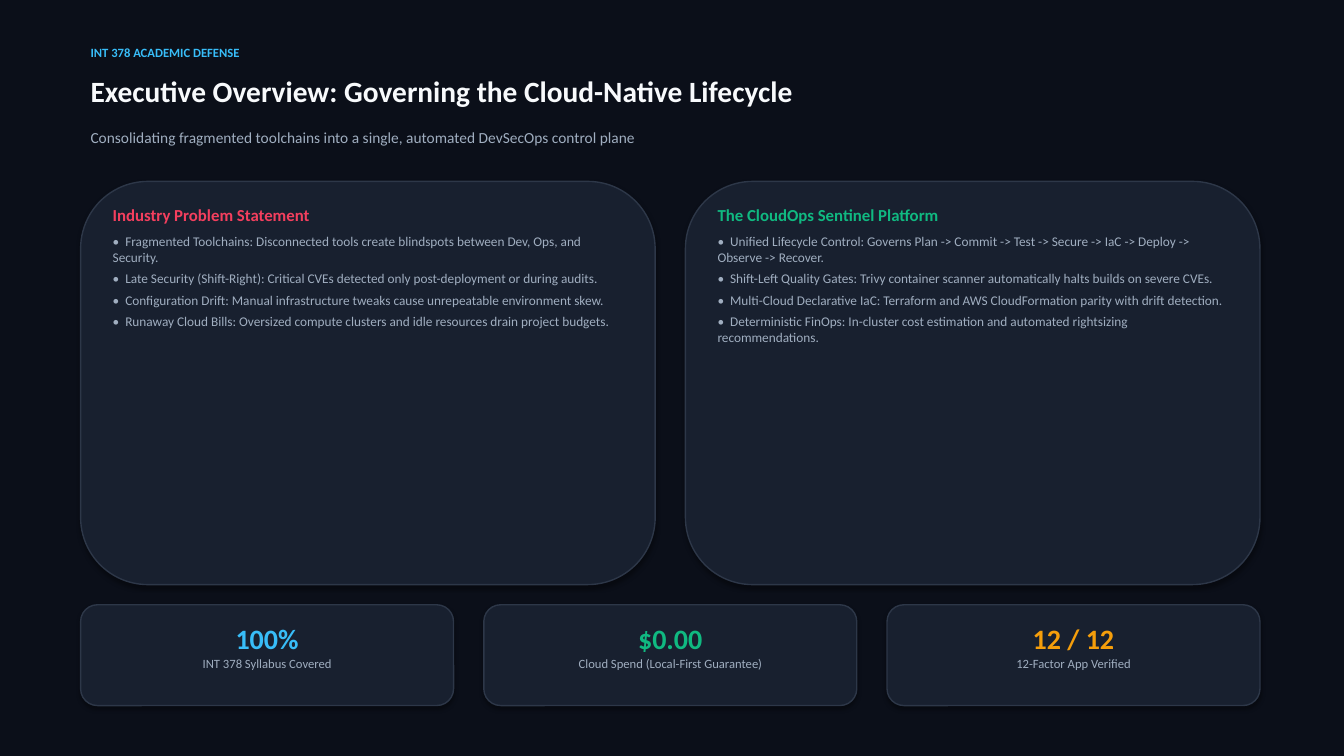
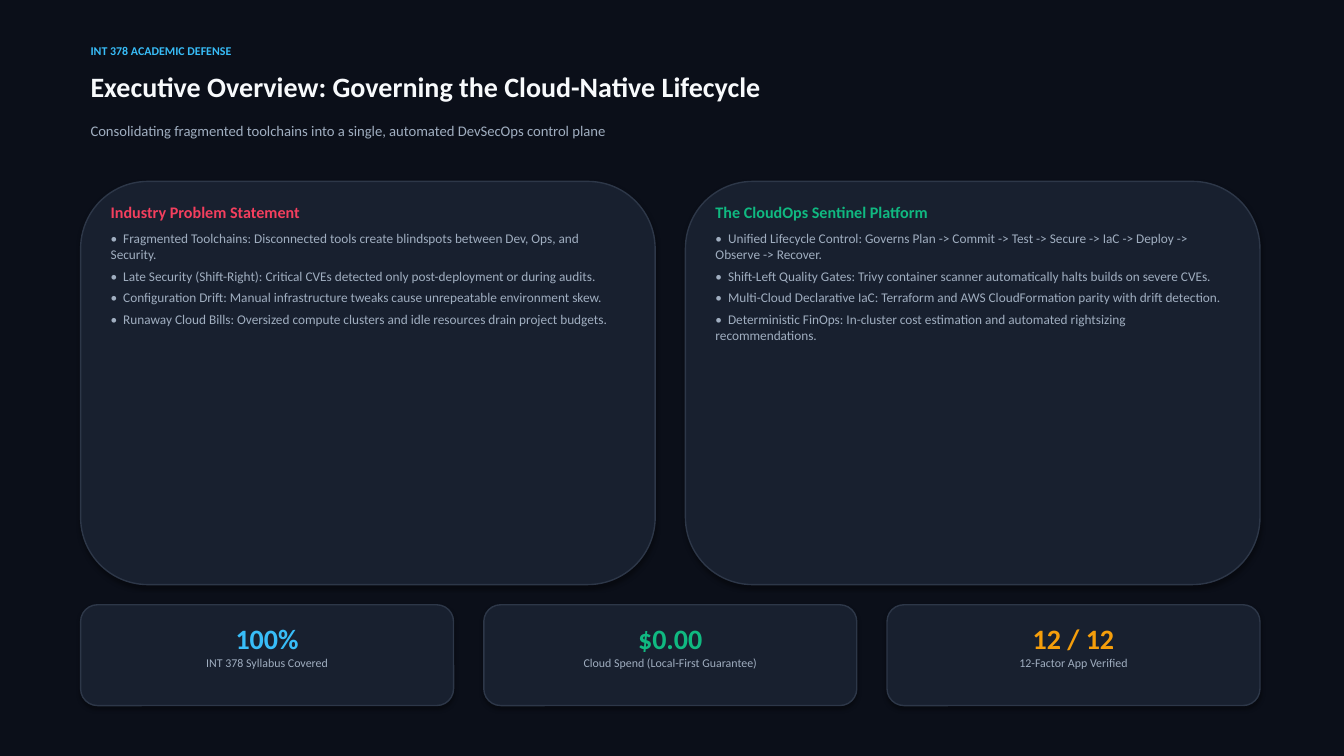
Before and after one commit to phanindra267/DevOps-WebApp, a slide deck: slide 2 of CloudOps_Sentinel_INT378_Presentation.pptx. Drawn at 1344x756 pixels with LibreOffice and Linux fonts; fonts in the diff are those of the drawing. Boxes give left, top, right and bottom in pixels: in the first picture for what was removed or moved away, otherwise in the second. Text is boxed around its words. In the diff, an @@ line names an element or a change of style, - is before the commit and + after.

```diff
--- a/CloudOps_Sentinel_INT378_Presentation.pptx
+++ b/CloudOps_Sentinel_INT378_Presentation.pptx
@@ text "INT 378 ACADEMIC DEFENSE" at bbox=[91, 47, 231, 55]: size 9 to 8.5 pt @@
@@ text "Executive Overview: Governing the Cloud-Native ..." at bbox=[91, 77, 761, 102]: size 21 to 20 pt @@
@@ text "Consolidating fragmented toolchains into a ..." at bbox=[91, 126, 605, 139]: size 11 to 10.5 pt @@
@@ text at bbox=[111, 206, 300, 221]: size 12 to 11.5 pt in "Industry Problem Statement" @@
@@ text at bbox=[715, 206, 928, 221]: size 12 to 11.5 pt in "The CloudOps Sentinel Platform" @@
@@ text at bbox=[206, 659, 328, 669]: size 9 to 8.5 pt in "INT 378 Syllabus Covered" @@
@@ text at bbox=[584, 658, 757, 669]: size 9 to 8.5 pt in "Cloud Spend (Local-First Guarantee)" @@
@@ text at bbox=[1019, 659, 1127, 669]: size 9 to 8.5 pt in "12-Factor App Verified" @@
```
Also in this commit, not shown: 10 other slides changed, 2 slides added, 1 slide removed, 3 other files.
